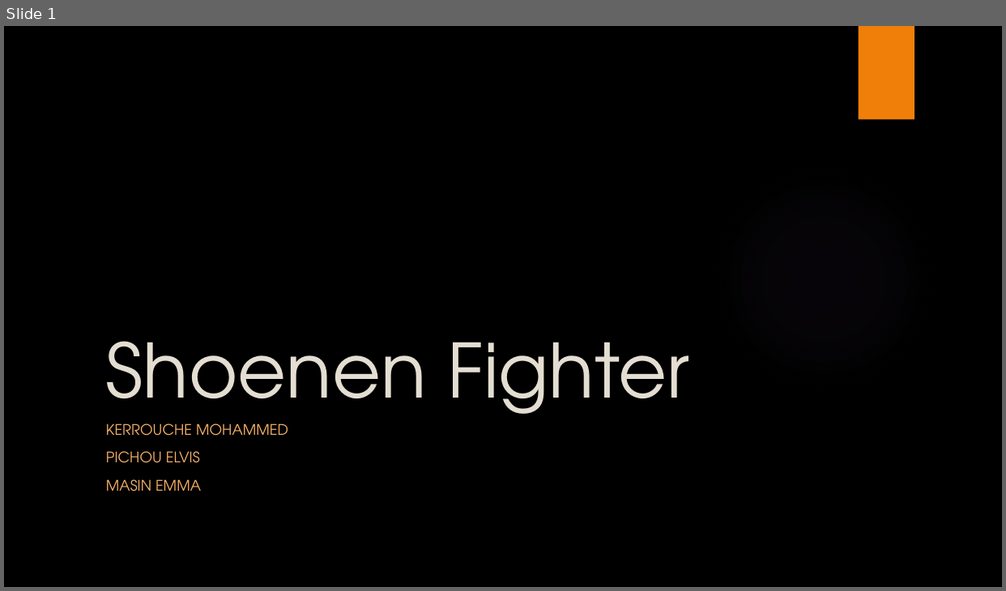
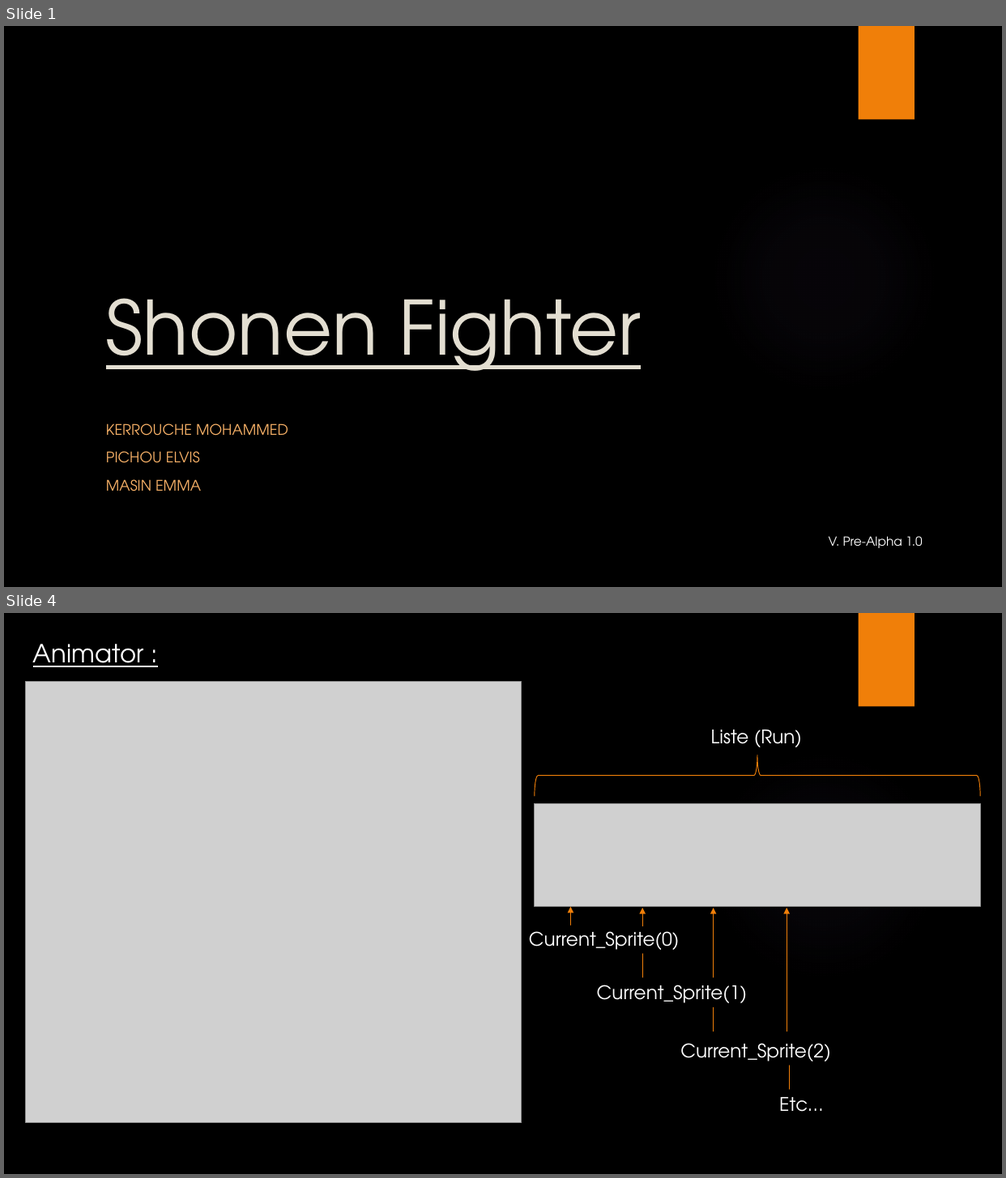
Before and after one commit to caerroff/Shonen-fighter, a slide deck: Shoenen Fighter.pptx. Shown one above the other, each under a label of ours: slide 1 before the commit, slides 1 and 4 after it; the slides between them are not shown. The pictures are 1006x591 and 1006x1178 pixels, drawn with LibreOffice and Linux fonts; fonts in the diff are those of the drawing; grey boxes stand for pictures; background and template pictures are left out. Boxes give left, top, right and bottom in pixels: in the first picture for what was removed or moved away, otherwise in the second. Text is boxed around its words. In the diff, an @@ line names an element or a change of style, - is before the commit and + after.

Commit message:
V Présentation
Version Pre-Alpha 1.0, plusieurs ajouts + modifications Powerpoint pour présentation

```diff
--- a/Shoenen Fighter.pptx
+++ b/Shoenen Fighter.pptx
@@ slide 4 added at box(4, 613, 1002, 1174), background picture (left out); not listed: 2 template elements that a slide beside it also shows @@
@@ text added at box(33, 644, 144, 667), 24 pt, text #FFFFFF, underline @@
+Animator :
@@ picture added at box(26, 682, 522, 1123) @@
@@ text added at box(711, 730, 802, 747), 18 pt, text #FFFFFF @@
+Liste (Run)
@@ right brace added at box(535, 755, 981, 796), outline #F07F09 0.75 pt @@
@@ picture added at box(535, 804, 981, 907) @@
@@ arrow added from (571, 925) to (571, 907), #F07F09 0.75 pt @@
@@ arrow added from (642, 926) to (642, 908), #F07F09 0.75 pt @@
@@ arrow added from (714, 977) to (714, 908), #F07F09 0.75 pt @@
@@ arrow added from (787, 1032) to (787, 908), #F07F09 0.75 pt @@
@@ text added at box(529, 931, 679, 955), 18 pt, text #FFFFFF @@
+Current_Sprite(0)
@@ line added from (642, 954) to (642, 977), #F07F09 0.75 pt @@
@@ text added at box(597, 985, 747, 1009), 18 pt, text #FFFFFF @@
+Current_Sprite(1)
@@ line added from (714, 1007) to (714, 1032), #F07F09 0.75 pt @@
@@ text added at box(680, 1043, 830, 1067), 18 pt, text #FFFFFF @@
+Current_Sprite(2)
@@ line added from (790, 1066) to (790, 1090), #F07F09 0.75 pt @@
@@ text added at box(779, 1097, 823, 1112), 18 pt, text #FFFFFF @@
+Etc…
@@ slide 1 changed as well @@
@@ title at box(106, 298, 641, 371): text changed @@
-Shoenen Fighter
+Shonen Fighter
@@ text added at box(829, 536, 922, 548), 12 pt, text #FFFFFF @@
+V. Pre-Alpha 1.0
```
Also in this commit, not shown: 6 other slides added, 7 slides removed, 6 other files.
